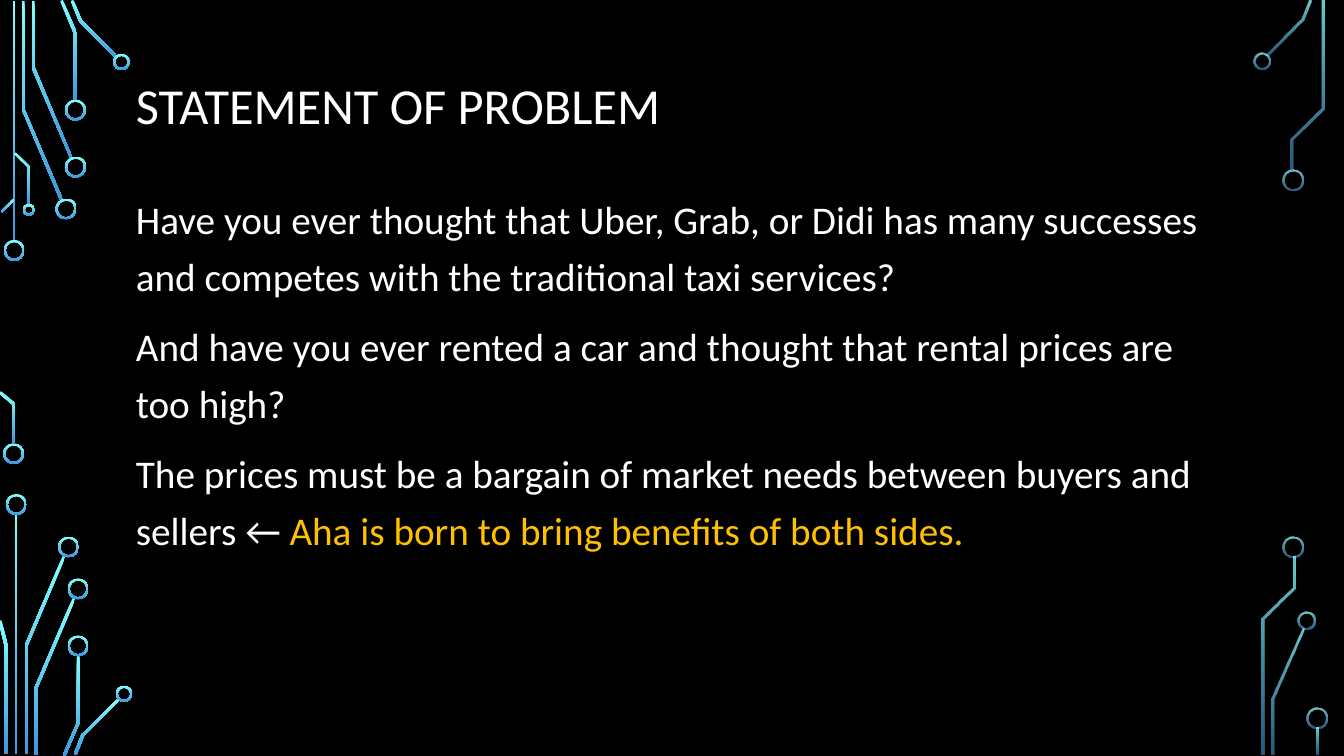
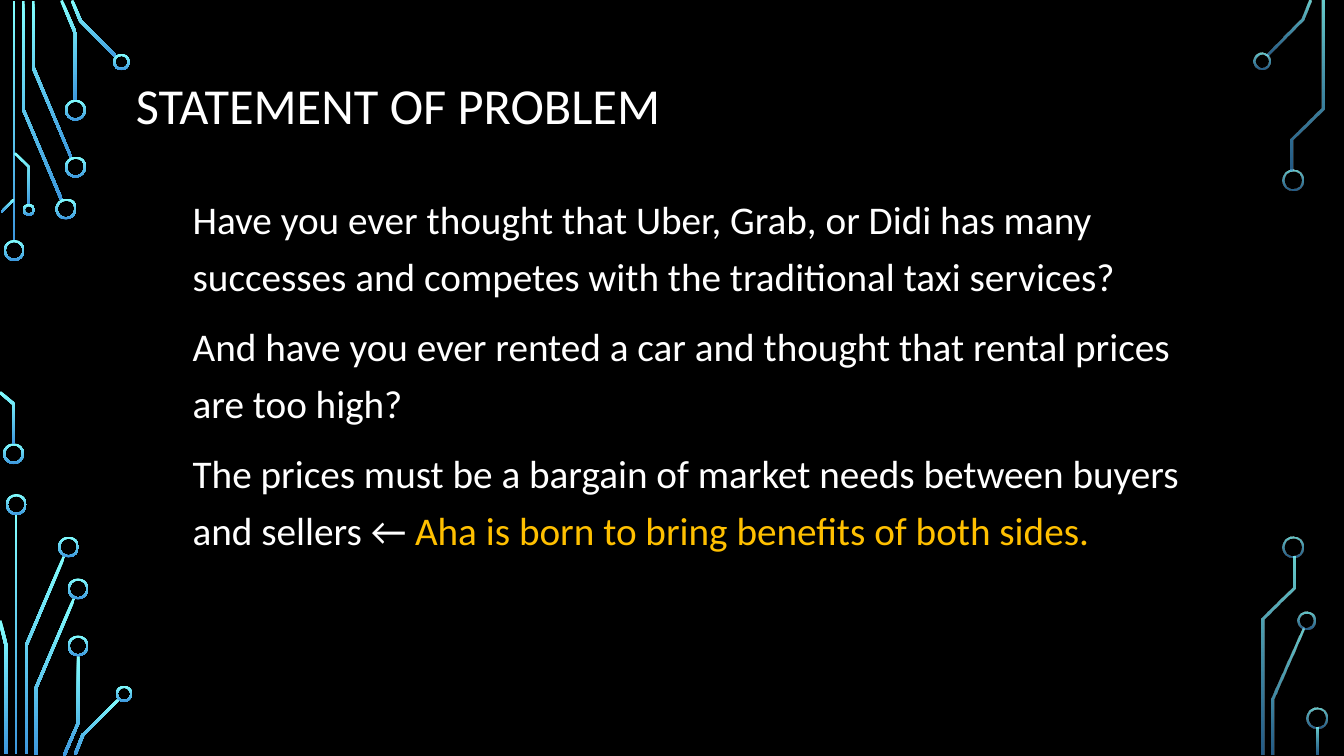
Before and after one commit to leonardo1227/CS425-SWE-Project, a slide deck: slide 3 of Aha-presentation.pptx. Drawn at 1344x756 pixels with LibreOffice and Linux fonts; fonts in the diff are those of the drawing; background and template pictures are left out. Boxes give left, top, right and bottom in pixels: in the first picture for what was removed or moved away, otherwise in the second. Text is boxed around its words. In the diff, an @@ line names an element or a change of style, - is before the commit and + after.

```diff
--- a/Aha-presentation.pptx
+++ b/Aha-presentation.pptx
@@ text "Have you ever thought that ..." rewrapped from [136, 206, 1197, 552] to [193, 206, 1179, 552] @@
```
Also in this commit, not shown: 2 other slides changed, 1 slide added, 1 other file.
